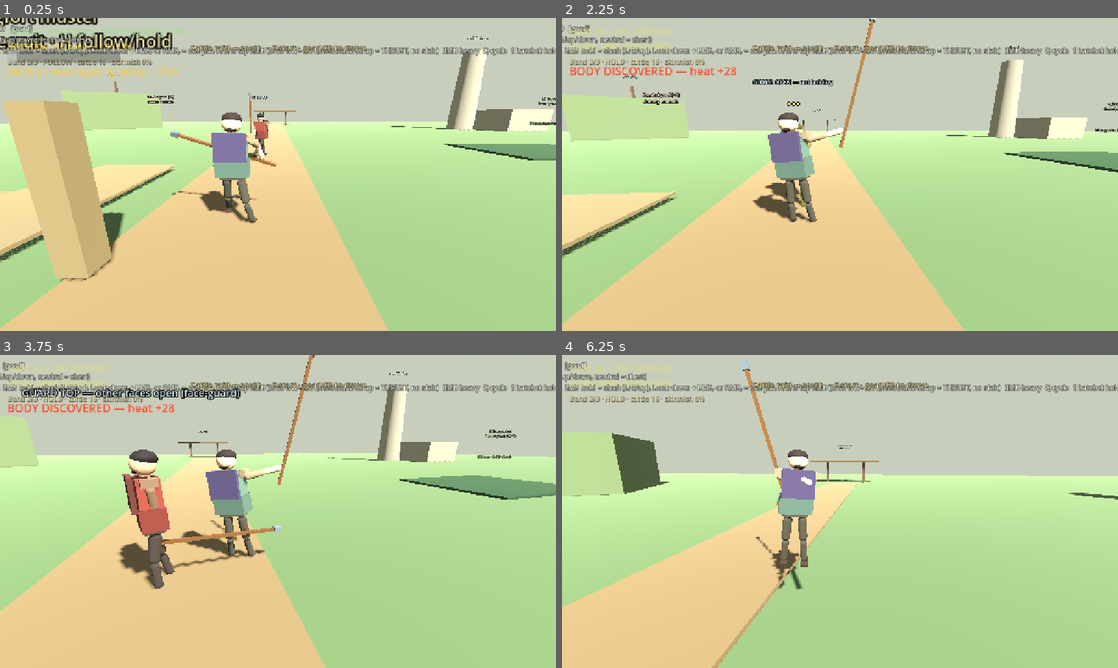
Above: before the commit, frames 1-4 (two rows, left to right).
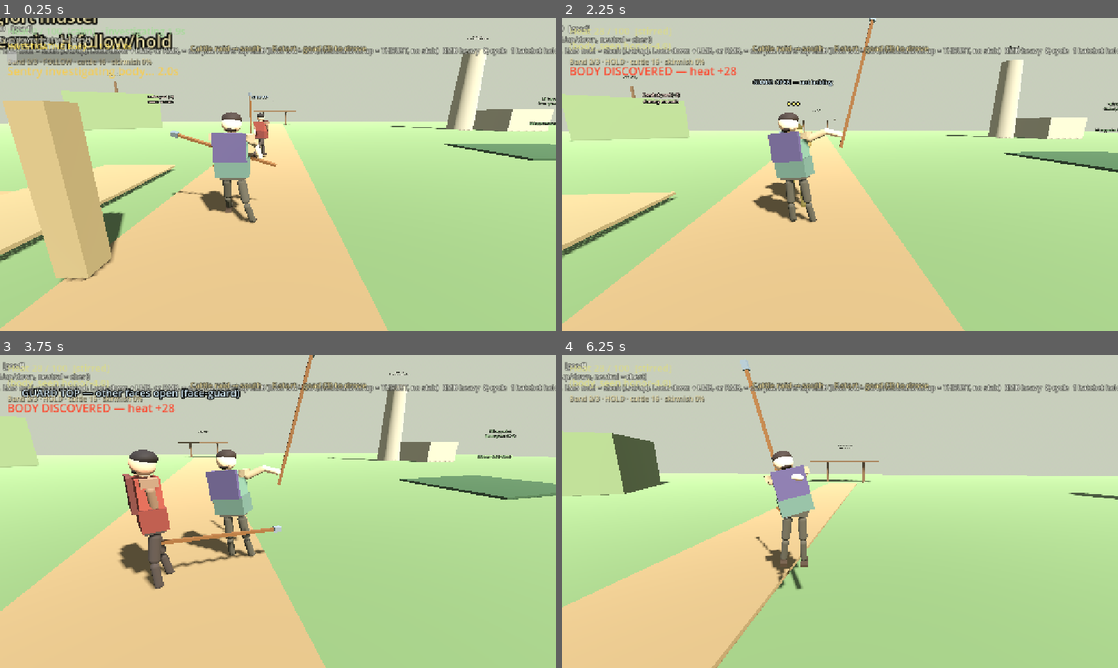
Above: after the commit, the same moments.

Repository: fortins4/devPlayground
Game: Godot game, scene res://scenes/main/main.tscn
The game is run twice, just before and just after one commit, with the same random seed, the same clock (stepped at 60 frames per second) and the same inputs.
Inputs (mouse positions are in pixels of both pictures, inside the frame that each line leads up to):
- Up to frame 1 (0.25 s): no input
- Up to frame 2 (2.25 s): tap Enter at 0.5 s; move the mouse to (867, 174) at 0.52 s; hold Right mouse button (attack_heavy) 0.53-1.28 s; hold W (move_forward) from 0.53 s (still down); click (867, 174) at 0.67 s; tap Space (jump) at 0.77, 1.52 s; move the mouse to (812, 174) at 1.27 s; click (812, 174) at 1.35 s; move the mouse to (851, 168) at 2.02 s; hold H (band_toggle) from 2.03 s (still down)
- Up to frame 3 (3.75 s): keep holding W (move_forward); move the mouse to (272, 517) at 2.77 s; release H (band_toggle) at 2.78 s; tap Ctrl (crouch) at 2.85 s; click (272, 517) at 2.92 s; tap Space (jump) at 3.02 s; move the mouse to (316, 514) at 3.52 s; hold Q (cycle_weapon) from 3.53 s (still down)
- Up to frame 4 (6.25 s): tap Space (jump) at 3.77, 4.52, 6.02 s; move the mouse to (795, 508) at 4.27 s; release Q (cycle_weapon) at 4.28 s; tap E (interact) at 4.35 s; move the mouse to (845, 511) at 5.02 s; hold Shift (sprint) 5.03-5.78 s; click (845, 511) at 5.17 s; move the mouse to (817, 505) at 5.77 s; release W (move_forward) at 5.78 s; hold D (move_right) from 5.78 s (still down); tap 3 (weapon_goad) at 5.85 s

The runs differ from the first frame. In frame 1, less than 0.1% of the frame differs, in the area x 36-48%, y 38-46%; in frame 2, 0.1%; in frame 3, 0.1%; in frame 4, 1.0%, in the area x 33-47%, y 8-69%.

Commit message:
feat(combat): bend the goad guard elbow
The held goad guards were a straight reach. Fold the elbow on chest, left, right, high, and the look-down low guard, and slide the grip along the shaft so the stick stays beside the head or across the thighs.

Diff:
--- a/scripts/characters/player/player_controller.gd
+++ b/scripts/characters/player/player_controller.gd
@@ -99,6 +99,9 @@
 ## Player-space weapon euler while a goad/knife body strike owns the mesh.
 var _tool_weapon_euler: Vector3 = Vector3.ZERO
 var _tool_root_drop: float = 0.0
+## Metres the goad grip slides along the shaft during a bent-elbow guard.
+## The mesh shifts back by the same amount, so the shaft stays where it was.
+var _goad_grip_slide: float = 0.0
 var _tool_pose_active: bool = false
 ## True while the goad shaft-block pose is applied (so sprint/release can drop it).
 var _shaft_pose_applied: bool = false
@@ -812,6 +815,7 @@
 func _clear_attack_additives() -> void:
 	_tool_pose_active = false
 	_tool_root_drop = 0.0
+	_goad_grip_slide = 0.0
 	if locomotion:
 		locomotion.clear_combat_additives()
 	if combat and not combat.is_charging and not combat.is_attacking:
@@ -1000,11 +1004,12 @@
 		drop = float(pose["root_drop"])
 	_tool_root_drop = drop
 	locomotion.set_root_drop(drop)
+	_goad_grip_slide = float(pose.get("grip_slide", 0.0))
 	for k in pose.keys():
 		if String(k) == "weapon":
 			_tool_weapon_euler = pose[k]
 			continue
-		if String(k) == "root_drop":
+		if String(k) == "root_drop" or String(k) == "grip_slide":
 			continue
 		locomotion.set_combat_additive(String(k), pose[k])
 	_sync_weapon_to_hand()
@@ -1110,6 +1115,11 @@
 	# Tip of forearm in player local space
 	var tip_global := forearm.to_global(Vector3(0.0, -0.28, 0.05))
 	weapon_visual.global_position = tip_global
+	# Bent-elbow guards slide the hand along the stick and shift the mesh back,
+	# so the shaft line does not follow the elbow.
+	var goad := weapon_visual.get_node_or_null("Goad") as Node3D
+	if goad:
+		goad.position.y = -_goad_grip_slide
 
 	var rot := _idle_weapon_euler()
 	if _tool_pose_active and combat and combat.current_weapon != CombatSystem.Weapon.HATCHET:
--- a/systems/combat/tool_strike_poses.gd
+++ b/systems/combat/tool_strike_poses.gd
@@ -195,14 +195,17 @@
 ## Degrees are authored so both forearm tips meet the shaft across the chest.
 ## This is the neutral / chest face. Look faces live in tool_shaft_guard_pose.
 static func tool_shaft_block_pose() -> Dictionary:
-	return _deg_pose(_pack(
+	# Right elbow sits out in front of the chest. grip_slide keeps that hand on the shaft.
+	var pose := _deg_pose(_pack(
 		Vector3(2, -8, 2), Vector3(-2, 6, -3), Vector3(2, 2, 0),
 		Vector3(95, 35, 45), Vector3(-60, 10, 8),
-		Vector3(70, -6, 22), Vector3(-42, 12, -6),
+		Vector3(72.7, 22.1, 40.2), Vector3(4.7, -81.0, 62.4),
 		Vector3(22, 6, -10), Vector3(20, 0, 0),
 		Vector3(-8, -2, 10), Vector3(22, 0, 0),
 		Vector3(18, -8, 72)
 	))
+	pose["grip_slide"] = 0.058
+	return pose
 
 
 ## Short hit flinch. Torso, head, and both arms recoil. The stick stays in
@@ -234,46 +237,53 @@
 	match face:
 		&"left":
 			# Shaft stands on the player's left, beside the head, not down the nose.
-			# The right hand crosses out to that side. Not a swing.
-			return _deg_pose(_pack(
-				Vector3(0, 10, -4), Vector3(0, 8, -2), Vector3(2, 8, 0),
+			# Right elbow bends forward. The hand slides along the shaft so the stick stays.
+			var left := _deg_pose(_pack(
+				Vector3(0, 10, -4), Vector3(-8, 8, 16), Vector3(2, 8, 0),
 				Vector3(40, -16, 86), Vector3(-36, 0, 0),
-				Vector3(30, -30, -90), Vector3(-18, 0, 0),
+				Vector3(-3.1, -52.7, -88.1), Vector3(-29.6, -79.6, 86.8),
 				Vector3(6, 2, -4), Vector3(8, 0, 0),
 				Vector3(4, -2, 4), Vector3(8, 0, 0),
 				Vector3(0, 0, 14)
 			))
+			left["grip_slide"] = -0.04
+			return left
 		&"right":
-			# Mirror: shaft on the player's right, clear of the face.
-			return _deg_pose(_pack(
+			# Mirror: shaft on the player's right, clear of the face. Elbow bent.
+			var right := _deg_pose(_pack(
 				Vector3(0, -10, 4), Vector3(0, -8, 2), Vector3(2, -8, 0),
 				Vector3(36, 18, -20), Vector3(-28, 0, 0),
-				Vector3(0, 30, 110), Vector3(-16, 0, 0),
+				Vector3(50.0, 54.1, 130.5), Vector3(6.5, -82.2, 50.4),
 				Vector3(4, 2, -4), Vector3(8, 0, 0),
 				Vector3(6, -2, 4), Vector3(8, 0, 0),
 				Vector3(0, 0, -14)
 			))
+			right["grip_slide"] = -0.102
+			return right
 		&"high":
-			# Shaft across the face, both hands up. Not the overhead chop.
-			return _deg_pose(_pack(
+			# Shaft across the face, both hands up. Left elbow folds. Not the overhead chop.
+			var high := _deg_pose(_pack(
 				Vector3(-6, 0, 0), Vector3(-12, 0, 0), Vector3(-8, 0, 0),
-				Vector3(156, 54, 42), Vector3(30, 0, 0),
+				Vector3(-31.0, 66.0, 108.5), Vector3(7.0, -82.7, 46.4),
 				Vector3(150, -28, 6), Vector3(-62, 4, 6),
 				Vector3(4, 0, -3), Vector3(6, 0, 0),
 				Vector3(4, 0, 3), Vector3(6, 0, 0),
 				Vector3(30, -15, 75)
 			))
+			high["grip_slide"] = 0.0
+			return high
 		&"low":
 			# Hips drop, knees fold, shaft flat across the thighs. Stops a stab.
 			var low := _deg_pose(_pack(
 				Vector3(12, 0, 0), Vector3(16, 0, 0), Vector3(-6, 0, 0),
 				Vector3(0, -6, -42), Vector3(30, 0, 0),
-				Vector3(22, -8, 18), Vector3(8, 0, 6),
+				Vector3(34.7, 0.1, 12.5), Vector3(8.6, -84.6, 32.4),
 				Vector3(42, 0, -38), Vector3(-70, 0, 0),
 				Vector3(42, 0, 38), Vector3(-70, 0, 0),
 				Vector3(36, 4, 88)
 			))
 			low["root_drop"] = 0.28
+			low["grip_slide"] = 0.114
 			return low
 		_:
 			return tool_shaft_block_pose()
--- /dev/null
+++ b/tools/capture_goad_guard_arm_screenshots.gd
@@ -0,0 +1,128 @@
+extends SceneTree
+## Bent-elbow goad guards. xvfb + x11/opengl3. Not bare --headless.
+
+const ToolStrikePoses := preload("res://systems/combat/tool_strike_poses.gd")
+const _Loco := preload("res://scripts/characters/shared/kerne_locomotion.gd")
+
+
+func _initialize() -> void:
+	_run_capture()
+
+
+func _run_capture() -> void:
+	var out_dir := "/workspace/riocht-builds/screenshots/goad-guard-arm"
+	DirAccess.make_dir_recursive_absolute(out_dir)
+
+	var vp := SubViewport.new()
+	vp.size = Vector2i(1280, 720)
+	vp.render_target_update_mode = SubViewport.UPDATE_ALWAYS
+	vp.transparent_bg = false
+	root.add_child(vp)
+
+	var world := Node3D.new()
+	vp.add_child(world)
+
+	var env := WorldEnvironment.new()
+	var environment := Environment.new()
+	environment.background_mode = Environment.BG_COLOR
+	environment.background_color = Color(0.45, 0.55, 0.62)
+	environment.ambient_light_source = Environment.AMBIENT_SOURCE_COLOR
+	environment.ambient_light_color = Color(0.93, 0.93, 0.96)
+	environment.ambient_light_energy = 1.1
+	env.environment = environment
+	world.add_child(env)
+
+	var light := DirectionalLight3D.new()
+	light.light_energy = 1.3
+	light.rotation_degrees = Vector3(-48.0, 36.0, 0.0)
+	world.add_child(light)
+	var fill := DirectionalLight3D.new()
+	fill.light_energy = 0.45
+	fill.rotation_degrees = Vector3(-16.0, -100.0, 0.0)
+	world.add_child(fill)
+
+	var ground := MeshInstance3D.new()
+	var plane := PlaneMesh.new()
+	plane.size = Vector2(24, 24)
+	ground.mesh = plane
+	var gmat := StandardMaterial3D.new()
+	gmat.albedo_color = Color(0.28, 0.36, 0.24)
+	ground.material_override = gmat
+	world.add_child(ground)
+
+	var player := (load("res://scenes/characters/player/player.tscn") as PackedScene).instantiate() as CharacterBody3D
+	world.add_child(player)
+	player.global_position = Vector3.ZERO
+	player.set_physics_process(false)
+	player.set_process(false)
+	player.process_mode = Node.PROCESS_MODE_DISABLED
+	var pcam := player.get_node_or_null("CameraPivot/Camera3D") as Camera3D
+	if pcam:
+		pcam.current = false
+
+	var cam := Camera3D.new()
+	cam.fov = 32.0
+	world.add_child(cam)
+	cam.current = true
+
+	var hud := CanvasLayer.new()
+	vp.add_child(hud)
+	var dir_label := Label.new()
+	dir_label.position = Vector2(28, 22)
+	dir_label.add_theme_font_size_override("font_size", 28)
+	dir_label.add_theme_color_override("font_color", Color(1.0, 0.95, 0.72))
+	hud.add_child(dir_label)
+
+	for _i in 6:
+		await process_frame
+
+	var _reg := _Loco
+	var combat := player.get_node("CombatSystem") as CombatSystem
+	var loco := player.get_node("KerneLocomotion") as KerneLocomotion
+	combat.set_physics_process(false)
+	combat.set_process(false)
+	combat.process_mode = Node.PROCESS_MODE_DISABLED
+	combat.enable_hit_feedback = false
+	if loco.joints.is_empty():
+		loco.rebuild()
+
+	var shots: Array = [
+		{"file": "guard-left", "face": &"left", "label": "LEFT GUARD  elbow bent  shaft beside head", "eye": Vector3(2.55, 1.32, 0.05)},
+		{"file": "guard-right", "face": &"right", "label": "RIGHT GUARD  elbow bent  shaft beside head", "eye": Vector3(2.45, 1.38, -1.25)},
+		{"file": "guard-low", "face": &"low", "label": "LOW GUARD  look down  elbow bent", "eye": Vector3(2.35, 1.05, -1.85)},
+	]
+	for shot in shots:
+		player.global_position = Vector3.ZERO
+		player.rotation_degrees.y = 0.0
+		loco.clear_combat_additives()
+		loco.reset_to_rest()
+		combat.reset_weapon_pose()
+		combat.set_weapon(CombatSystem.Weapon.GOAD)
+		var face: StringName = shot["face"]
+		player._apply_tool_pose(ToolStrikePoses.tool_shaft_guard_pose(face))
+		loco.tick(0.016, 0.0, false, false, true, Vector3.ZERO)
+		player._apply_tool_pose(ToolStrikePoses.tool_shaft_guard_pose(face))
+		player._sync_weapon_to_hand()
+		var eye: Vector3 = shot["eye"]
+		var look := Vector3(0.0, 1.15, 0.0)
+		if String(shot["file"]) == "guard-right":
+			var arm: Node3D = loco.get_joint("right_arm")
+			var forearm: Node3D = loco.get_joint("right_forearm")
+			var elbow: Vector3 = forearm.global_position
+			var u := (elbow - arm.global_position).normalized()
+			var tip: Vector3 = forearm.to_global(Vector3(0.0, -0.28, 0.05))
+			var f := (tip - elbow).normalized()
+			var n := u.cross(f).normalized()
+			if n.dot(-player.global_transform.basis.z) < 0.0:
+				n = -n
+			eye = elbow + n * 3.1 + Vector3(0.0, 0.45, 0.0)
+			look = Vector3(0.15, 1.25, 0.0)
+		cam.look_at_from_position(eye, look, Vector3.UP)
+		dir_label.text = String(shot["label"])
+		for _i in 5:
+			await process_frame
+		var img: Image = vp.get_texture().get_image()
+		var path := "%s/%s.png" % [out_dir, String(shot["file"])]
+		img.save_png(path)
+		print("WROTE ", path, " bytes ", FileAccess.get_file_as_bytes(path).size())
+	quit(0)
